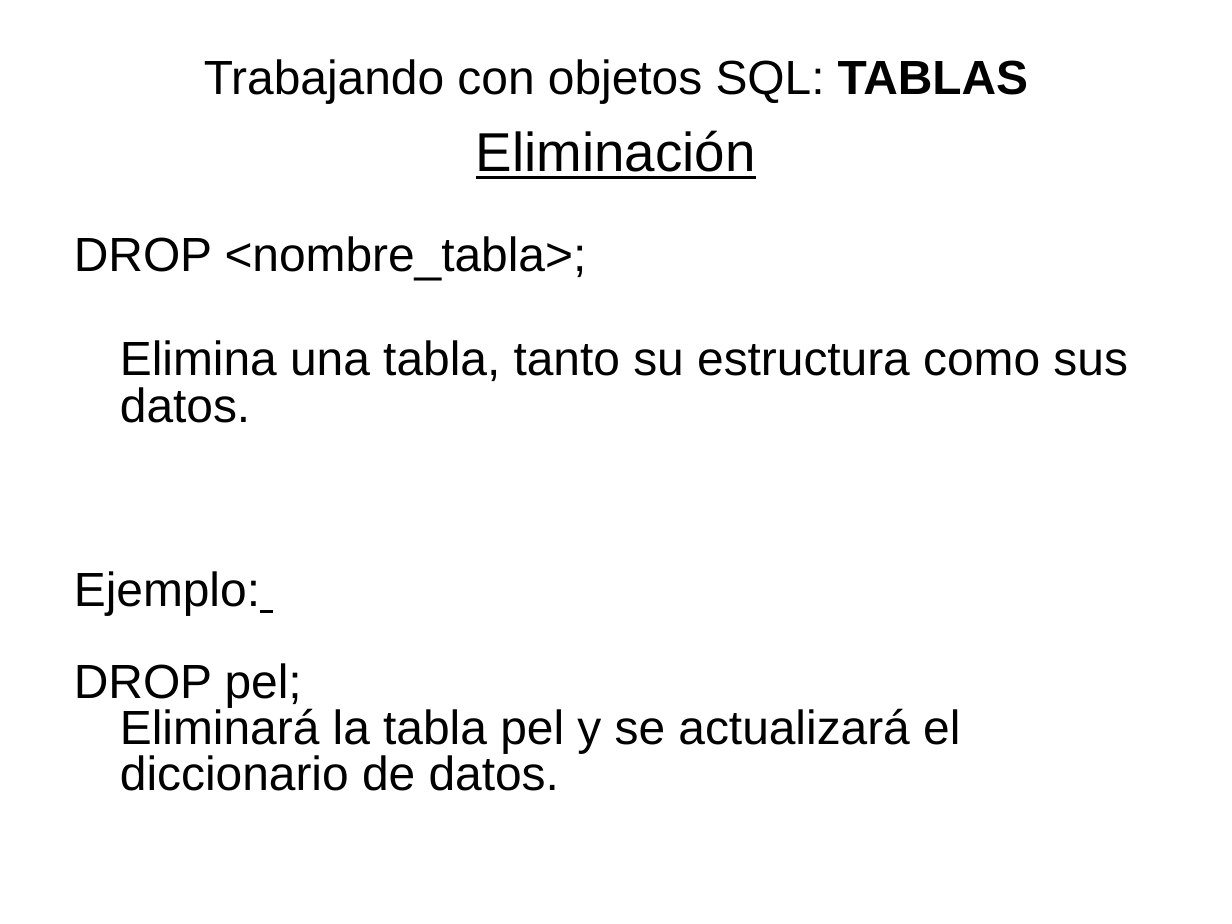
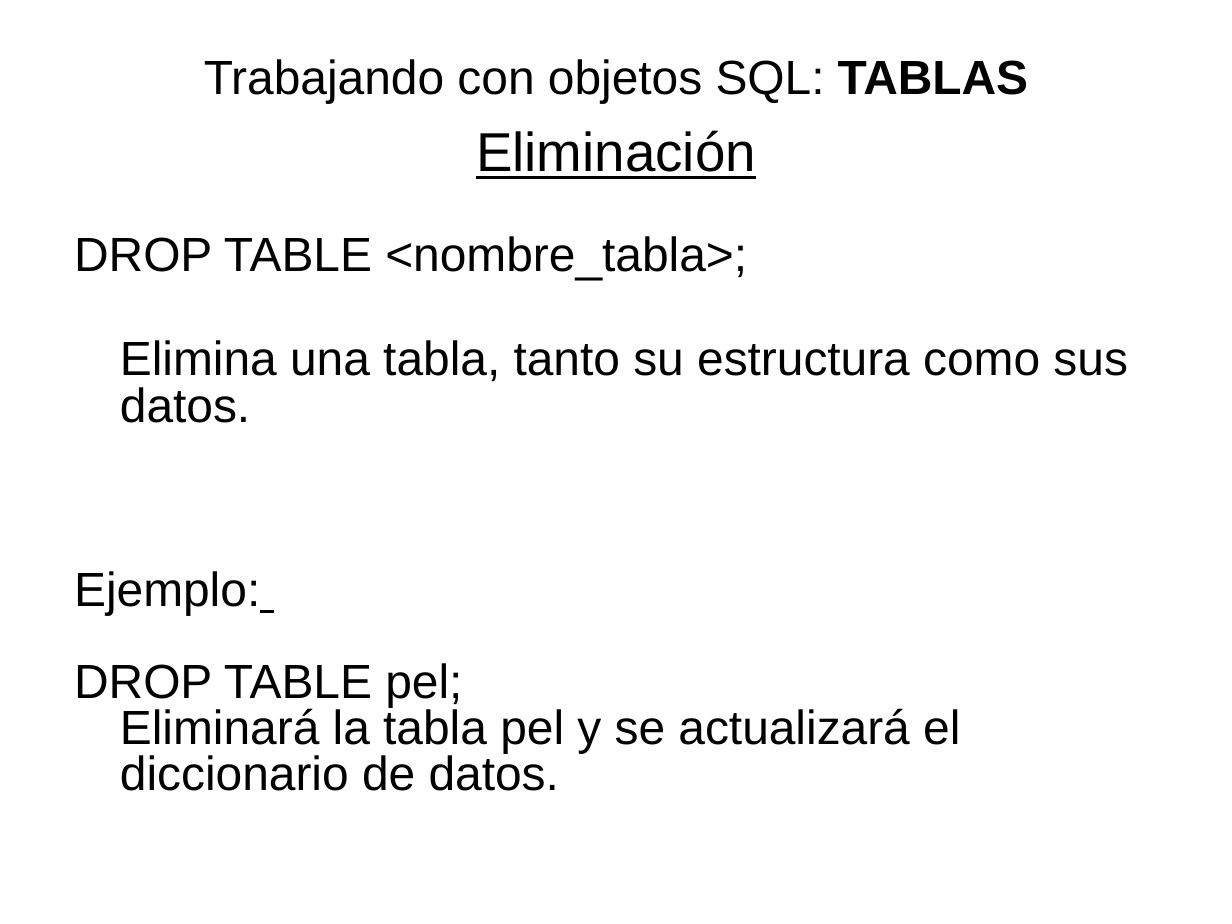
Before and after one commit to KDavis13/CursoJava, a slide deck: slide 24 of ap-java/Teoria/rdbms/teoria/2-sql/SQL-Parte1.ppt. Drawn at 1232x924 pixels with LibreOffice and Linux fonts; fonts in the diff are those of the drawing. Boxes give left, top, right and bottom in pixels: in the first picture for what was removed or moved away, otherwise in the second. Text is boxed around its words. In the diff, an @@ line names an element or a change of style, - is before the commit and + after.

```diff
--- a/ap-java/Teoria/rdbms/teoria/2-sql/SQL-Parte1.ppt
+++ b/ap-java/Teoria/rdbms/teoria/2-sql/SQL-Parte1.ppt
@@ text at (x1=74, y1=236, x2=747, y2=280): text changed @@
-DROP <nombre_tabla>;
+DROP TABLE <nombre_tabla>;
@@ text at (x1=74, y1=663, x2=462, y2=707): text changed @@
-DROP pel;
+DROP TABLE pel;
```
Also in this commit, not shown: 10 other files.
